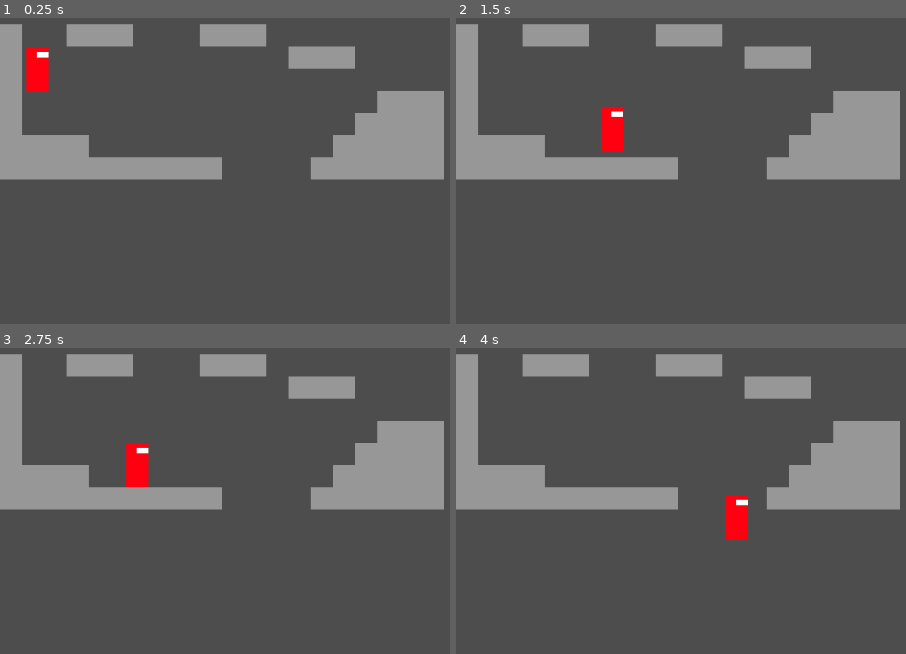
Above: before the commit, frames 1-4 (two rows, left to right).
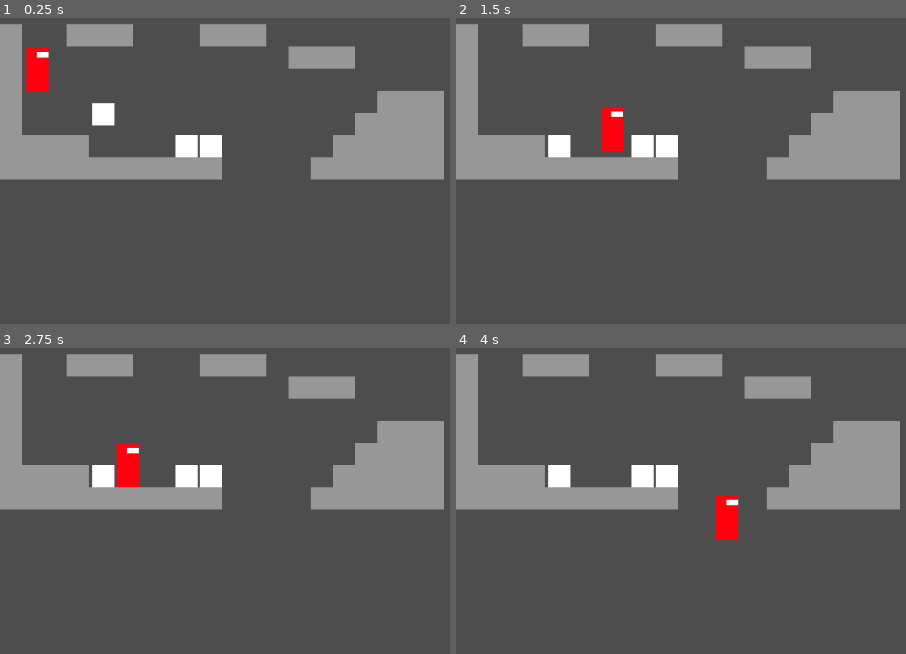
Above: after the commit, the same moments.

Repository: Flerffy/counterweight
Game: Godot game, scene res://Scenes/Rooms/test_room.tscn
Two runs of this game, one before a commit and one after it. Both use one fixed random seed, a clock stepped at 60 frames per second and the inputs below.
Inputs:
- Up to frame 1 (0.25 s): no input
- Up to frame 2 (1.5 s): hold J (give_weight, bound only after the commit) 0.53-1.28 s; hold D (move_right) from 0.53 s (still down); tap Space (jump) at 0.77 s; tap K (take_weight, bound only after the commit) at 0.8, 1.35 s
- Up to frame 3 (2.75 s): tap Space (jump) at 1.52 s; tap J (give_weight, bound only after the commit) at 1.55 s; release D (move_right) at 2.03 s; hold A (move_left) from 2.03 s (still down); hold J (give_weight, bound only after the commit) from 2.03 s (still down); tap K (take_weight, bound only after the commit) at 2.3 s
- Up to frame 4 (4 s): release A (move_left) at 2.78 s; release J (give_weight, bound only after the commit) at 2.78 s; hold D (move_right) from 2.78 s (still down); tap K (take_weight, bound only after the commit) at 2.85, 3.8 s; tap Space (jump) at 3.02, 3.77 s; tap J (give_weight, bound only after the commit) at 3.05 s; hold J (give_weight, bound only after the commit) from 3.53 s (still down)

The runs differ from the first frame. In frame 1, 1.1% of the frame differs, in the area x 20-50%, y 27-46%; in frame 2, 1.1%; in frame 3, 1.9%, in the area x 20-50%, y 31-46%; in frame 4, 1.8%.

Commit message:
Implement contact-based weight transfer system

Diff:
--- /dev/null
+++ b/Scenes/Objects/weight_block.tscn
@@ -0,0 +1,19 @@
+[gd_scene format=3 uid="uid://b0ac51tn0vb2k"]
+
+[ext_resource type="Script" uid="uid://c5w557baxulwk" path="res://Scripts/Components/weight_component.gd" id="1_vsbsa"]
+
+[sub_resource type="RectangleShape2D" id="RectangleShape2D_y6cm1"]
+size = Vector2(32, 32)
+
+[node name="WeightBlock" type="RigidBody2D" unique_id=844290429]
+collision_layer = 3
+freeze = true
+
+[node name="Polygon2D" type="Polygon2D" parent="." unique_id=275431195]
+polygon = PackedVector2Array(-16, -16, 16, -16, 16, 16, -16, 16)
+
+[node name="CollisionShape2D" type="CollisionShape2D" parent="." unique_id=1467952692]
+shape = SubResource("RectangleShape2D_y6cm1")
+
+[node name="WeightComponent" type="Node" parent="." unique_id=1111604921]
+script = ExtResource("1_vsbsa")
--- a/Scenes/Player/player.tscn
+++ b/Scenes/Player/player.tscn
@@ -2,9 +2,15 @@
 
 [ext_resource type="Script" uid="uid://b2p3gkah7po6i" path="res://Scripts/Player/player.gd" id="1_a3d8c"]
 [ext_resource type="Texture2D" uid="uid://dntkgsljb2ce8" path="res://Assets/Sprites/pa-player.png" id="1_uvnfx"]
+[ext_resource type="Script" uid="uid://c5w557baxulwk" path="res://Scripts/Components/weight_component.gd" id="3_xpcdj"]
+[ext_resource type="Script" uid="uid://bwhyigtrwo52s" path="res://Scripts/Player/contact_detector.gd" id="4_mtuoh"]
+[ext_resource type="Script" uid="uid://cqh3t72gadlml" path="res://Scripts/Player/player_interaction.gd" id="5_htcer"]
 
 [sub_resource type="RectangleShape2D" id="RectangleShape2D_tugb3"]
 size = Vector2(30, 63)
+
+[sub_resource type="RectangleShape2D" id="RectangleShape2D_xpcdj"]
+size = Vector2(34, 66)
 
 [node name="Player" type="CharacterBody2D" unique_id=1880216350]
 script = ExtResource("1_a3d8c")
@@ -16,3 +22,18 @@
 [node name="CollisionShape2D" type="CollisionShape2D" parent="." unique_id=1347645885]
 position = Vector2(0, -31.5)
 shape = SubResource("RectangleShape2D_tugb3")
+
+[node name="WeightComponent" type="Node" parent="." unique_id=353647923]
+script = ExtResource("3_xpcdj")
+
+[node name="ContactDetector" type="Area2D" parent="." unique_id=1535036577]
+collision_layer = 0
+collision_mask = 2
+script = ExtResource("4_mtuoh")
+
+[node name="CollisionShape2D" type="CollisionShape2D" parent="ContactDetector" unique_id=205821512]
+position = Vector2(0, -32)
+shape = SubResource("RectangleShape2D_xpcdj")
+
+[node name="PlayerInteraction" type="Node" parent="." unique_id=137429512]
+script = ExtResource("5_htcer")
--- a/Scenes/Rooms/test_room.tscn
+++ b/Scenes/Rooms/test_room.tscn
@@ -1,9 +1,13 @@
 [gd_scene format=4 uid="uid://dx8xp6denqim5"]
 
+[ext_resource type="Script" uid="uid://h6rge28yybep" path="res://Scripts/Rooms/test_room.gd" id="1_c42wt"]
 [ext_resource type="PackedScene" uid="uid://bbvf23gvf4fu2" path="res://Scenes/Player/player.tscn" id="1_srpdh"]
 [ext_resource type="TileSet" uid="uid://bm4cl6ff74w4s" path="res://Assets/Tilesets/pa-tileset.tres" id="2_ln0w4"]
+[ext_resource type="PackedScene" uid="uid://b0ac51tn0vb2k" path="res://Scenes/Objects/weight_block.tscn" id="3_8k5sq"]
+[ext_resource type="Script" uid="uid://bflvnycpr1oyi" path="res://Scripts/Systems/balance_controller.gd" id="5_c42wt"]
 
 [node name="TestRoom" type="Node2D" unique_id=12350813]
+script = ExtResource("1_c42wt")
 
 [node name="Player" parent="." unique_id=1880216350 instance=ExtResource("1_srpdh")]
 position = Vector2(54, 180)
@@ -12,3 +16,18 @@
 position = Vector2(320, 305)
 tile_map_data = PackedByteArray("AAD2/wAAAAAAAAAAAAD3/wAAAAAAAAAAAAD4/wAAAAAAAAAAAAD5/wAAAAAAAAAAAAD6/wAAAAAAAAAAAAD7/w …(656 unchanged characters)…
 tile_set = ExtResource("2_ln0w4")
+
+[node name="WeightBlock" parent="." unique_id=844290429 instance=ExtResource("3_8k5sq")]
+position = Vector2(149, 215)
+freeze = false
+
+[node name="BalanceController" type="Node" parent="." unique_id=1763480080]
+script = ExtResource("5_c42wt")
+
+[node name="WeightBlock2" parent="." unique_id=1556115851 instance=ExtResource("3_8k5sq")]
+position = Vector2(304, 288)
+freeze = false
+
+[node name="WeightBlock3" parent="." unique_id=1494540761 instance=ExtResource("3_8k5sq")]
+position = Vector2(269, 282)
+freeze = false
--- /dev/null
+++ b/Scripts/Components/weight_component.gd
@@ -0,0 +1,72 @@
+
+extends Node
+class_name WeightComponent
+
+# =============================================================================
+# WEIGHT COMPONENT
+# =============================================================================
+# Stores and manages an object's weight.
+#
+# Responsibilities:
+#   - Track weight using three discrete levels.
+#   - Enforce minimum and maximum weight limits.
+#   - Notify other systems when weight changes.
+#
+# Weight levels:
+#   1 = Light
+#   2 = Normal
+#   3 = Heavy
+#
+# Weight conservation is handled by the transfer controller,
+# not by this component.
+# =============================================================================
+
+
+# -----------------------------------------------------------------------------
+# SIGNALS
+# -----------------------------------------------------------------------------
+signal weight_changed(old_weight: int, new_weight: int)
+
+
+# -----------------------------------------------------------------------------
+# CONFIGURATION
+# -----------------------------------------------------------------------------
+const MIN_WEIGHT: int = 1 ## Minimum allowed weight level. (HARD LIMIT do NOT change this below 1)
+const MAX_WEIGHT: int = 3 ## Maximum allowed weight level. (subject to change as needed)
+
+@export_range(1, 3) var initial_weight: int = 2 ## Starting weight configured in the Inspector.
+
+var current_weight: int = 2 ## Runtime weight. Change through set_weight().
+
+
+# -----------------------------------------------------------------------------
+# INITIALIZATION
+# -----------------------------------------------------------------------------
+func _ready() -> void:
+    current_weight = initial_weight
+
+
+# -----------------------------------------------------------------------------
+# WEIGHT MANAGEMENT
+# -----------------------------------------------------------------------------
+
+
+func can_set_weight(value: int) -> bool: ## Returns whether a requested weight is within the allowed range.
+    return value >= MIN_WEIGHT and value <= MAX_WEIGHT
+
+
+## Updates the weight and notifies listeners.
+## HEADS UP: An unchanged weight IS considered a successful operation.
+func set_weight(value: int) -> bool:
+    if not can_set_weight(value):
+        return false
+
+    if value == current_weight:
+        return true
+
+    var old_weight: int = current_weight
+
+    current_weight = value
+    weight_changed.emit(old_weight, current_weight)
+
+    return true
--- /dev/null
+++ b/Scripts/Player/contact_detector.gd
@@ -0,0 +1,76 @@
+
+extends Area2D
+class_name WeightContactDetector
+
+# =============================================================================
+# WEIGHT CONTACT DETECTOR
+# =============================================================================
+# Detects weighted objects touching the player's interaction area.
+#
+# Responsibilities:
+#   - Identify physics bodies containing a WeightComponent.
+#   - Notify other systems when contact begins or ends.
+#   - Ignore objects that cannot participate in weight transfers.
+#
+# Dependencies:
+#   - WeightComponent
+#   - Area2D collision mask configured for weighted objects.
+#
+# This component only detects targets.
+# It does not perform weight transfers.
+# =============================================================================
+
+
+# -----------------------------------------------------------------------------
+# SIGNALS
+# -----------------------------------------------------------------------------
+signal target_entered(component: WeightComponent)
+signal target_exited(component: WeightComponent)
+
+
+# -----------------------------------------------------------------------------
+# CONFIGURATION
+# -----------------------------------------------------------------------------
+@export var debug_logging: bool = true ## Print detected contacts to the Output panel.
+
+
+# -----------------------------------------------------------------------------
+# INITIALIZATION
+# -----------------------------------------------------------------------------
+func _ready() -> void:
+    body_entered.connect(_on_body_entered)
+    body_exited.connect(_on_body_exited)
+
+
+# -----------------------------------------------------------------------------
+# CONTACT DETECTION
+# -----------------------------------------------------------------------------
+## Handles the body entering the contact area.
+## Emits the target_entered signal if the body contains a WeightComponent.
+func _on_body_entered(body: Node2D) -> void:
+    var component: WeightComponent = body.get_node_or_null(
+        "WeightComponent"
+    ) as WeightComponent
+
+    if component == null:
+        return
+
+    target_entered.emit(component)
+
+    if debug_logging:
+        print("Weight target detected: ", body.name)
+
+## Handles the body exiting the contact area.
+## Emits the target_exited signal if the body contains a WeightComponent.
+func _on_body_exited(body: Node2D) -> void:
+    var component: WeightComponent = body.get_node_or_null(
+        "WeightComponent"
+    ) as WeightComponent
+
+    if component == null:
+        return
+
+    target_exited.emit(component)
+
+    if debug_logging:
+        print("Weight target exited: ", body.name)
--- /dev/null
+++ b/Scripts/Player/player_interaction.gd
@@ -0,0 +1,157 @@
+
+extends Node
+class_name PlayerInteraction
+
+# =============================================================================
+# PLAYER INTERACTION
+# =============================================================================
+# Handles weight transfers involving objects touching the player.
+#
+# Responsibilities:
+#   - Track weighted objects currently in contact.
+#   - Determine transfer participants.
+#   - Request transfers through the BalanceController.
+#
+# Transfer rules:
+#   0 targets: No transfer.
+#   1 target:  Player exchanges weight with the object.
+#   2 targets: Objects exchange weight with each other.
+#   3+ targets: No transfer until target selection is implemented.
+#
+# Dependencies:
+#   - WeightComponent
+#   - WeightContactDetector
+#   - BalanceController
+# =============================================================================
+
+
+# -----------------------------------------------------------------------------
+# NODE REFERENCES
+# -----------------------------------------------------------------------------
+@onready var player_weight: WeightComponent = $"../WeightComponent"
+@onready var contact_detector: WeightContactDetector = $"../ContactDetector"
+
+var balance_controller: BalanceController
+var available_targets: Array[WeightComponent] = []
+
+
+# -----------------------------------------------------------------------------
+# INITIALIZATION
+# -----------------------------------------------------------------------------
+func _ready() -> void:
+    contact_detector.target_entered.connect(_on_target_entered)
+    contact_detector.target_exited.connect(_on_target_exited)
+
+
+# -----------------------------------------------------------------------------
+# TARGET MANAGEMENT
+# -----------------------------------------------------------------------------
+func _on_target_entered(component: WeightComponent) -> void:
+    if not available_targets.has(component):
+        available_targets.append(component)
+
+
+func _on_target_exited(component: WeightComponent) -> void:
+    available_targets.erase(component)
+
+
+# -----------------------------------------------------------------------------
+# INPUT HANDLING
+# -----------------------------------------------------------------------------
+func _unhandled_input(event: InputEvent) -> void:
+    if event.is_echo():
+        return
+
+    if event.is_action_pressed("give_weight"):
+        _attempt_transfer(true)
+
+    elif event.is_action_pressed("take_weight"):
+        _attempt_transfer(false)
+
+
+# -----------------------------------------------------------------------------
+# TRANSFER LOGIC
+# -----------------------------------------------------------------------------
+
+## Selects the appropriate participants based on contact count.
+func _attempt_transfer(forward: bool) -> void:
+    if balance_controller == null:
+        push_warning("BalanceController has not been assigned.")
+        return
+
+    var targets: Array[WeightComponent] = _get_valid_targets()
+
+    var source: WeightComponent
+    var receiver: WeightComponent
+
+    match targets.size():
+        0:
+            return
+
+        1:
+            # The player participates when touching one weighted object.
+            source = player_weight if forward else targets[0]
+            receiver = targets[0] if forward else player_weight
+
+        2:
+            # With two targets, weight travels directly between them.
+            # The player's own weight is not involved.
+            var first: WeightComponent = targets[0]
+            var second: WeightComponent = targets[1]
+
+            if _is_after(first, second):
+                first = targets[1]
+                second = targets[0]
+
+            source = first if forward else second
+            receiver = second if forward else first
+
+        _:
+            # Avoid choosing arbitrary objects in crowded spaces.
+            print("Multiple targets: selection required.")
+            return
+
+    if balance_controller.transfer_weight(source, receiver):
+        print(
+            "Transfer: ", source.get_parent().name,
+            " -> ", receiver.get_parent().name,
+            " | Weights: ", source.current_weight,
+            ", ", receiver.current_weight
+        )
+    else:
+        print("Weight transfer rejected.")
+
+
+# -----------------------------------------------------------------------------
+# TARGET VALIDATION
+# -----------------------------------------------------------------------------
+
+## Returns currently valid targets, excluding freed components.
+func _get_valid_targets() -> Array[WeightComponent]:
+    var targets: Array[WeightComponent] = []
+
+    for component: WeightComponent in available_targets:
+        if not is_instance_valid(component):
+            continue
+
+        if not component.get_parent() is Node2D:
+            continue
+
+        targets.append(component)
+
+    return targets
+
+
+## Determines spatial order for two contacted objects.
+## Leftmost comes first; vertical position breaks horizontal ties.
+func _is_after(a: WeightComponent, b: WeightComponent) -> bool:
+    var a_body: Node2D = a.get_parent() as Node2D
+    var b_body: Node2D = b.get_parent() as Node2D
+
+    if is_equal_approx(
+        a_body.global_position.x,
+        b_body.global_position.x
+    ):
+        return a_body.global_position.y > b_body.global_position.y
+
+    return a_body.global_position.x > b_body.global_position.x
--- /dev/null
+++ b/Scripts/Rooms/test_room.gd
@@ -0,0 +1,18 @@
+extends Node2D
+
+# =============================================================================
+# TEST ROOM
+# =============================================================================
+# Configures the test environment and connects shared room systems.
+#
+# Responsibilities:
+#   - Provide the room's BalanceController to player interactions.
+# =============================================================================
+
+
+@onready var player_interaction: PlayerInteraction = $Player/PlayerInteraction
+@onready var balance_controller: BalanceController = $BalanceController
+
+
+func _ready() -> void:
+    player_interaction.balance_controller = balance_controller
--- /dev/null
+++ b/Scripts/Systems/balance_controller.gd
@@ -0,0 +1,66 @@
+
+extends Node
+class_name BalanceController
+
+# =============================================================================
+# BALANCE CONTROLLER
+# =============================================================================
+# Manages weight transfers between two WeightComponents.
+#
+# Responsibilities:
+#   - Validate weight transfer requests.
+#   - Enforce weight conservation.
+#   - Prevent transfers beyond component limits.
+#   - Notify listeners when a transfer succeeds.
+#
+# Dependencies:
+#   - WeightComponent
+#
+# Transfers are currently limited to one weight unit.
+# Player input and target selection are handled separately.
+# =============================================================================
+
+
+# -----------------------------------------------------------------------------
+# SIGNALS
+# -----------------------------------------------------------------------------
+signal transfer_completed(
+    source: WeightComponent,
+    target: WeightComponent
+)
+
+
+# -----------------------------------------------------------------------------
+# WEIGHT TRANSFER
+# -----------------------------------------------------------------------------
+
+## Transfers one weight unit from source to target.
+func transfer_weight(
+    source: WeightComponent,
+    target: WeightComponent
+) -> bool:
+
+    # Both components MUST exist and refer to different objects.
+    if source == null or target == null:
+        return false
+
+    if source == target:
+        return false
+
+    var new_source_weight: int = source.current_weight - 1
+    var new_target_weight: int = target.current_weight + 1
+
+    # Validate both changes before modifying either component.
+    # This prevents invalid requests from partially changing weight.
+    if not source.can_set_weight(new_source_weight):
+        return false
+
+    if not target.can_set_weight(new_target_weight):
+        return false
+
+    source.set_weight(new_source_weight)
+    target.set_weight(new_target_weight)
+
+    transfer_completed.emit(source, target)
+
+    return true
--- a/project.godot
+++ b/project.godot
@@ -34,6 +34,16 @@
 "events": [Object(InputEventKey,"resource_local_to_scene":false,"resource_name":"","device":-1,"window_id":0,"alt_press …(191 unchanged characters)…
 ]
 }
+give_weight={
+"deadzone": 0.2,
+"events": [Object(InputEventKey,"resource_local_to_scene":false,"resource_name":"","device":-1,"window_id":0,"alt_pressed":false,"shift_pressed":false,"ctrl_pressed":false,"meta_pressed":false,"pressed":false,"keycode":0,"physical_keycode":74,"key_label":0,"unicode":106,"location":0,"echo":false,"script":null)
+]
+}
+take_weight={
+"deadzone": 0.2,
+"events": [Object(InputEventKey,"resource_local_to_scene":false,"resource_name":"","device":-1,"window_id":0,"alt_pressed":false,"shift_pressed":false,"ctrl_pressed":false,"meta_pressed":false,"pressed":false,"keycode":0,"physical_keycode":75,"key_label":0,"unicode":107,"location":0,"echo":false,"script":null)
+]
+}
 
 [physics]
 
Not shown, added: Scripts/Components/weight_component.gd.uid
Not shown, added: Scripts/Player/contact_detector.gd.uid
Not shown, added: Scripts/Player/player_interaction.gd.uid
Not shown, added: Scripts/Rooms/test_room.gd.uid
Not shown, added: Scripts/Systems/balance_controller.gd.uid
